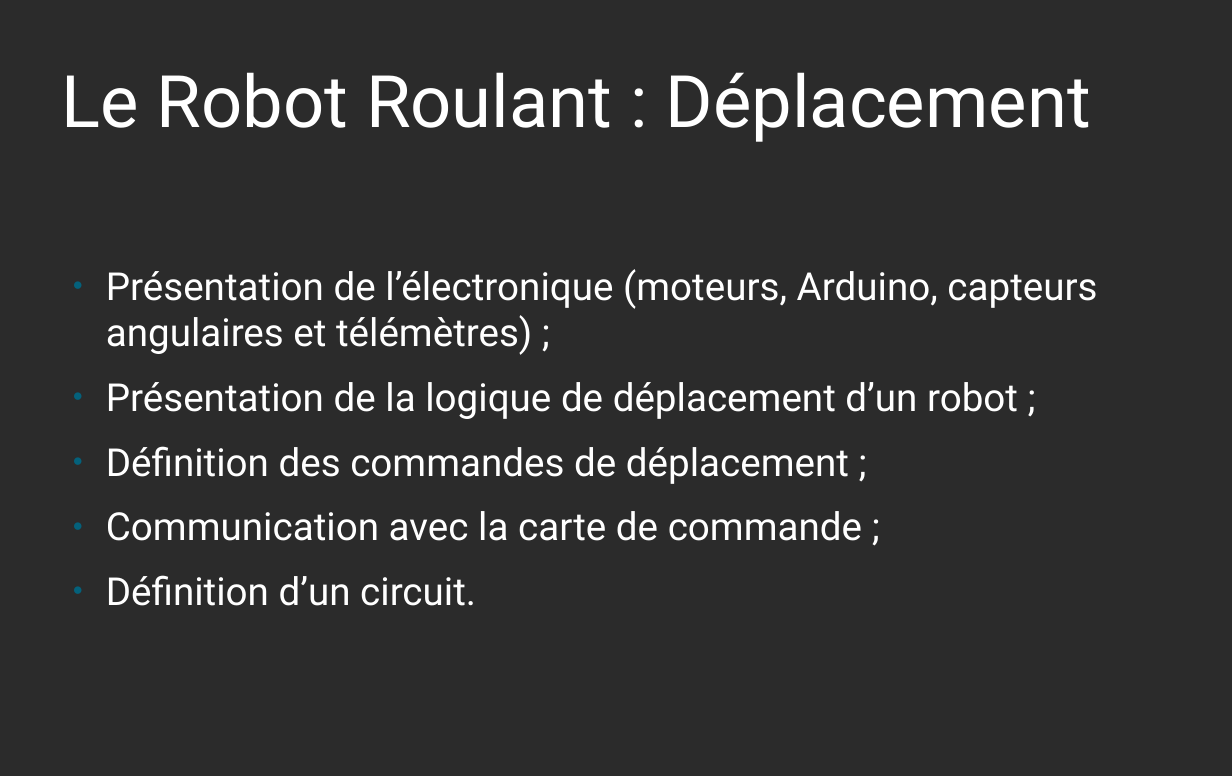
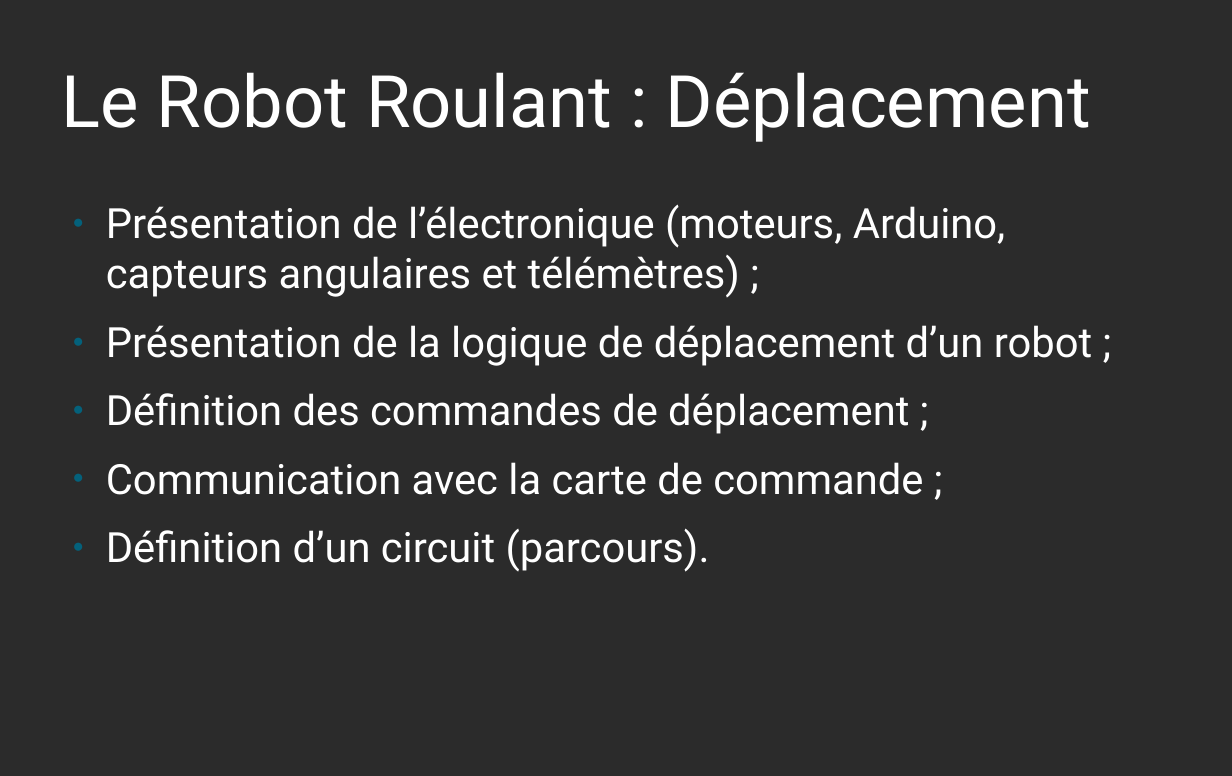
Before and after one commit to Marcussacapuces91/robot-roulant, a slide deck: slide 15 of documentation/Atelier Robot Roulant - Présentation.odp. Drawn at 1232x776 pixels with LibreOffice and Linux fonts; fonts in the diff are those of the drawing; background and template pictures are left out; a plain dark background stands for a picture behind light text. Boxes give left, top, right and bottom in pixels: in the first picture for what was removed or moved away, otherwise in the second. Text is boxed around its words. In the diff, an @@ line names an element or a change of style, - is before the commit and + after.

```diff
--- a/documentation/Atelier Robot Roulant - Présentation.odp
+++ b/documentation/Atelier Robot Roulant - Présentation.odp
@@ text at <box>106,204,1092,495</box>: size 29.6 to 32 pt in "Présentation de l’électronique (moteurs, Arduino, capteurs a ...", "Présentation de la logique de déplacement d’un ...", "Définition des commandes de déplacement ;", "Communication avec la carte de commande ;" @@
@@ text at <box>106,528,710,572</box>: text changed; size 29.6 to 32 pt @@
-● Définition d’un circuit.
+● Définition d’un circuit (parcours).
```
Also in this commit, not shown: 3 other slides changed, 2 other files.
